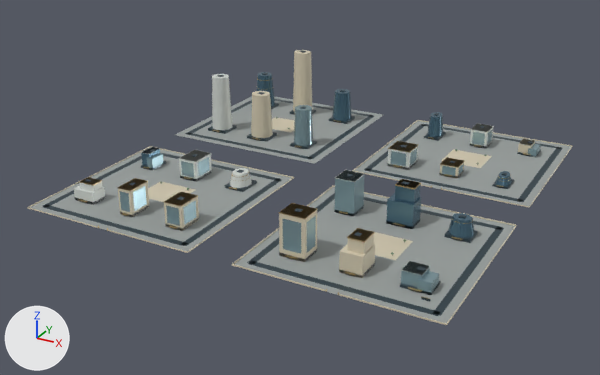
Renders of the glTF model web/public/assets/3d/ampliworld/GC-CITY-2030/GC-TILE-05-15.glb from each side of a commit.
Before and after are seen from a 50 mm camera at (-4339.0, -1294.0, 610.0) aimed at (-5022.0, -53.0, -10.0). Arrows for +X, +Y and +Z are at lower left; the lights stay in place. The older version comes first. Where no turn or scale is listed for an object, it has been applied to the vertices. Vertices at exactly the same position are counted once.

Before the edit, the objects in view are built like this:
```python
ob_gc_tile_05_15_blue = bpy.data.objects.new('GC-TILE-05-15-blue', me_mesh_5)
ob_gc_tile_05_15_blue.location = (0.0, 0.0, 0.0)
ob_gc_tile_05_15_dark = bpy.data.objects.new('GC-TILE-05-15-dark', me_mesh_1)
ob_gc_tile_05_15_dark.location = (0.0, 0.0, 0.0)
ob_gc_tile_05_15_glass = bpy.data.objects.new('GC-TILE-05-15-glass', me_mesh_8)
ob_gc_tile_05_15_glass.location = (0.0, 0.0, 0.0)
ob_gc_tile_05_15_gold = bpy.data.objects.new('GC-TILE-05-15-gold', me_mesh_6)
ob_gc_tile_05_15_gold.location = (0.0, 0.0, 0.0)
ob_gc_tile_05_15_ivory = bpy.data.objects.new('GC-TILE-05-15-ivory', me_mesh_2)
ob_gc_tile_05_15_ivory.location = (0.0, 0.0, 0.0)
ob_gc_tile_05_15_paving = bpy.data.objects.new('GC-TILE-05-15-paving', me_mesh_0)
ob_gc_tile_05_15_paving.location = (0.0, 0.0, 0.0)
ob_gc_tile_05_15_white = bpy.data.objects.new('GC-TILE-05-15-white', me_mesh_7)
ob_gc_tile_05_15_white.location = (0.0, 0.0, 0.0)
```
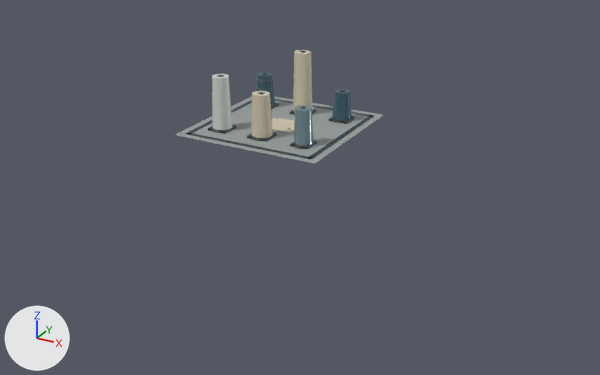
Diff of the bpy script that builds the scene:
```diff
--- a/web/public/assets/3d/ampliworld/GC-CITY-2030/GC-TILE-05-15.glb.py
+++ b/web/public/assets/3d/ampliworld/GC-CITY-2030/GC-TILE-05-15.glb.py
@@ me_mesh_0 @@
-me_mesh_0.from_pydata(...)  # 32 vertices, 48 faces; spans x -5379.0..-4621.0, y -379.0..379.0, z 0.0
+me_mesh_0.from_pydata(...)  # 8 vertices, 12 faces; spans x -5379.0..-5041.0, y 41.0..379.0, z 0.0
+# me_mesh_0 part 1: the loose piece of 8 vertices spanning x -4959.0..-4621.0, y 41.0..379.0, z 0.0 is deleted
+# me_mesh_0 part 2: the loose piece of 8 vertices spanning x -5379.0..-5041.0, y -379.0..-41.0, z 0.0 is deleted
+# me_mesh_0 part 3: the loose piece of 8 vertices spanning x -4959.0..-4621.0, y -379.0..-41.0, z 0.0 is deleted
 me_mesh_0.materials.append(mat_paving)
@@ me_mesh_1 @@
-me_mesh_1.from_pydata(...)  # 520 vertices, 780 faces; spans x -5364.0..-4636.0, y -364.0..364.0, z 0.0..144.0
+me_mesh_1.from_pydata(...)  # 128 vertices, 192 faces; spans x -5364.0..-5056.0, y 56.0..364.0, z 0.0..144.0
+# me_mesh_1 part 4: 49 loose pieces with 392 vertices, spanning x -5364.0..-4636.0, y -364.0..364.0, z 0.0..75.0, are deleted
 me_mesh_1.materials.append(mat_dark)
@@ me_mesh_2 @@
-me_mesh_2.from_pydata(...)  # 252 vertices, 392 faces; spans x -5380.0..-4620.0, y -380.0..380.0, z 0.0..143.0
+me_mesh_2.from_pydata(...)  # 52 vertices, 92 faces; spans x -5250.0..-5170.0, y 99.0..321.0, z 0.0..143.0
+# me_mesh_2 part 5: 25 loose pieces with 200 vertices, spanning x -5380.0..-4620.0, y -380.0..380.0, z 0.0..73.0, are deleted
 me_mesh_2.materials.append(mat_ivory)
@@ me_mesh_5 @@
-me_mesh_5.from_pydata(...)  # 134 vertices, 236 faces; spans x -5333.0..-4670.0, y -136.0..324.0, z 0.0..78.0
+me_mesh_5.from_pydata(...)  # 44 vertices, 80 faces; spans x -5333.0..-5089.0, y 280.0..324.0, z 5.0..78.0
+# me_mesh_5 part 6: 6 loose pieces with 90 vertices, spanning x -5324.0..-4670.0, y -136.0..324.0, z 0.0..70.0, are deleted
 me_mesh_5.materials.append(mat_blue)
@@ me_mesh_6 @@
-me_mesh_6.from_pydata(...)  # 1044 vertices, 1776 faces; spans x -5331.0..-4661.0, y -380.0..323.0, z 0.0..123.0
+me_mesh_6.from_pydata(...)  # 444 vertices, 792 faces; spans x -5331.0..-5091.0, y 96.0..322.0, z 4.0..123.0
+# me_mesh_6 part 7: 54 loose pieces with 600 vertices, spanning x -5322.0..-4661.0, y -380.0..323.0, z 0.0..73.0, are deleted
 me_mesh_6.materials.append(mat_gold)
@@ me_mesh_7 @@
-me_mesh_7.from_pydata(...)  # 132 vertices, 212 faces; spans x -5331.0..-4682.0, y -314.0..323.0, z 0.0..119.0
+me_mesh_7.from_pydata(...)  # 22 vertices, 40 faces; spans x -5331.0..-5289.0, y 100.0..144.0, z 5.0..119.0
+# me_mesh_7 part 8: 12 loose pieces with 110 vertices, spanning x -5331.0..-4682.0, y -314.0..323.0, z 0.0..64.0, are deleted
 me_mesh_7.materials.append(mat_white)
@@ me_mesh_8 @@
-me_mesh_8.from_pydata(...)  # 318 vertices, 484 faces; spans x -5308.0..-4666.0, y -321.0..323.0, z 0.0..80.0
+me_mesh_8.from_pydata(...)  # 22 vertices, 40 faces; spans x -5129.0..-5091.0, y 101.0..143.0, z 5.0..80.0
+# me_mesh_8 part 9: 37 loose pieces with 296 vertices, spanning x -5308.0..-4666.0, y -321.0..323.0, z 0.0..65.0, are deleted
 me_mesh_8.materials.append(mat_glass)
```

Where the change shows, as pixel boxes [x1, y1, x2, y2] in the pictures (600 x 375 px):
'GC-TILE-05-15-paving', reshaped (62% narrower, 70% shorter)
    before: [29, 96, 572, 324]
    after: [175, 96, 383, 164]
'GC-TILE-05-15-ivory', reshaped (89% narrower, 68% shorter)
    before: [27, 50, 573, 325]
    after: [251, 50, 312, 138]
'GC-TILE-05-15-dark', reshaped (64% narrower, 59% shorter)
    before: [43, 51, 563, 316]
    after: [185, 51, 374, 159]
'GC-TILE-05-15-glass', reshaped (95% narrower, 78% shorter)
    before: [119, 105, 541, 295]
    after: [294, 105, 313, 146]
'GC-TILE-05-15-blue', reshaped (74% narrower, 70% shorter)
    before: [141, 72, 512, 238]
    after: [256, 72, 352, 121]
'GC-TILE-05-15-white', reshaped (95% narrower, 72% shorter)
    before: [74, 74, 532, 275]
    after: [212, 74, 232, 130]
'GC-TILE-05-15-gold', reshaped
    before: [79, 79, 530, 299]
    after: [213, 79, 341, 147]
part 1 of me_mesh_0, deleted
    before: [354, 121, 572, 206]
part 2 of me_mesh_0, deleted
    before: [29, 147, 292, 252]
part 3 of me_mesh_0, deleted
    before: [234, 187, 515, 324]
part 4 of me_mesh_1, deleted
    before: [43, 113, 563, 316]
part 5 of me_mesh_2, deleted
    before: [27, 120, 573, 325]
part 6 of me_mesh_5, deleted
    before: [141, 112, 512, 238]
part 7 of me_mesh_6, deleted
    before: [79, 137, 530, 299]
part 8 of me_mesh_7, deleted
    before: [74, 123, 532, 275]
part 9 of me_mesh_8, deleted
    before: [119, 129, 541, 295]
